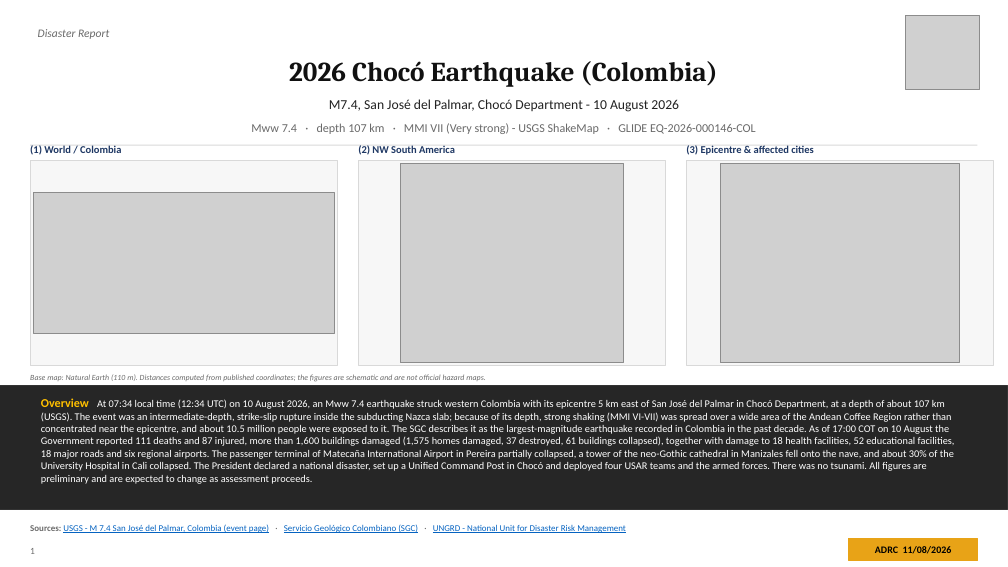
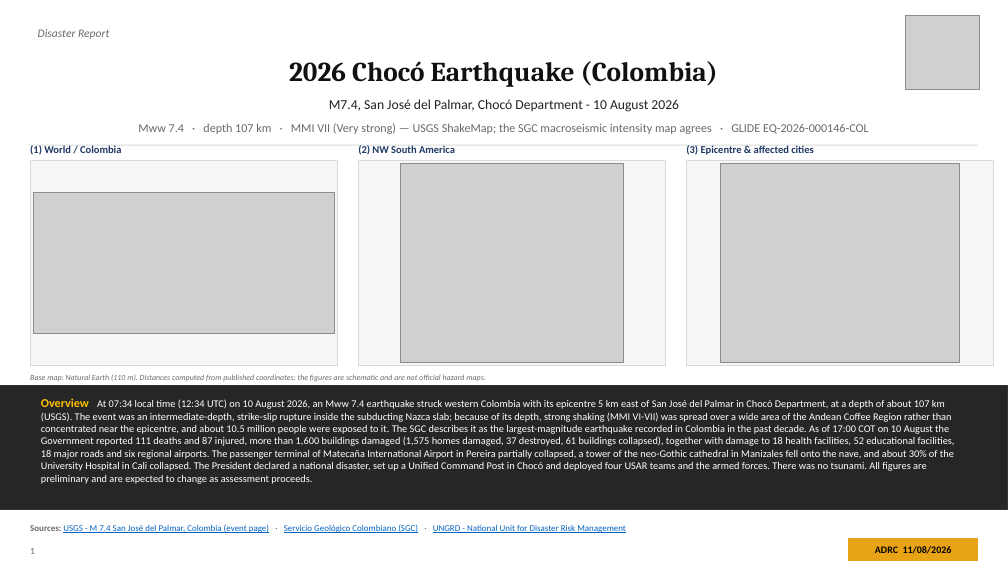
Before and after one commit to kochobi-max/whatsmap, a slide deck: slide 1 of reports/colombia_eq_20260810/output/ADRC_EQ_COL_Choco_20260810_EN.pptx. Drawn at 1008x567 pixels with LibreOffice and Linux fonts; fonts in the diff are those of the drawing; grey boxes stand for pictures. Boxes give left, top, right and bottom in pixels: in the first picture for what was removed or moved away, otherwise in the second. Text is boxed around its words. In the diff, an @@ line names an element or a change of style, - is before the commit and + after.

```diff
--- a/reports/colombia_eq_20260810/output/ADRC_EQ_COL_Choco_20260810_EN.pptx
+++ b/reports/colombia_eq_20260810/output/ADRC_EQ_COL_Choco_20260810_EN.pptx
@@ text at [138,123,869,134]: text changed @@
-Mww 7.4 · depth 107 km · MMI VII (Very strong) - USGS ShakeMap · GLIDE EQ-2026-000146-COL
+Mww 7.4 · depth 107 km · MMI VII (Very strong) — USGS ShakeMap; the SGC macroseismic intensity map agrees · GLIDE EQ-2026-000146-COL
```
Also in this commit, not shown: 17 other slides changed, 1 slide added, 11 other files.
